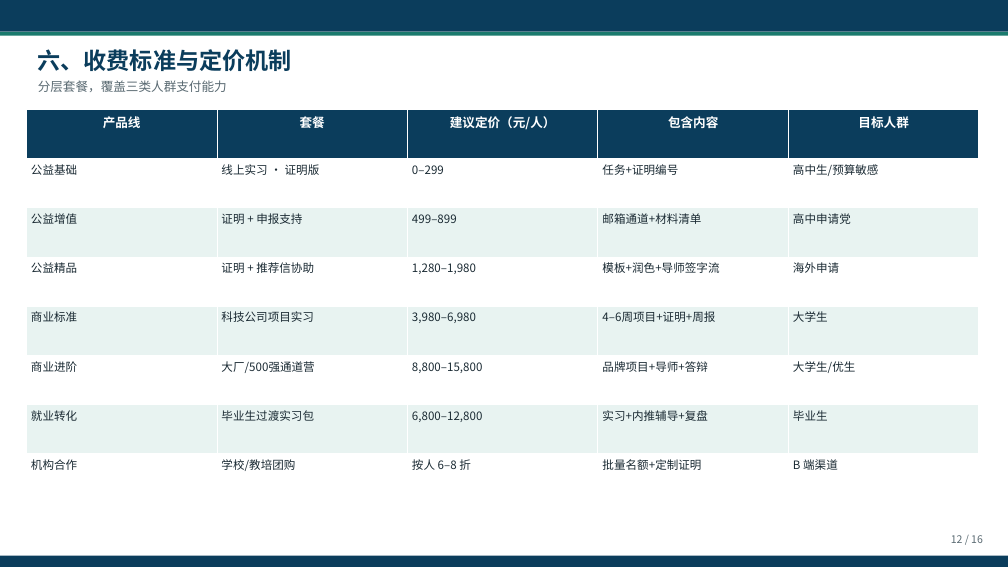
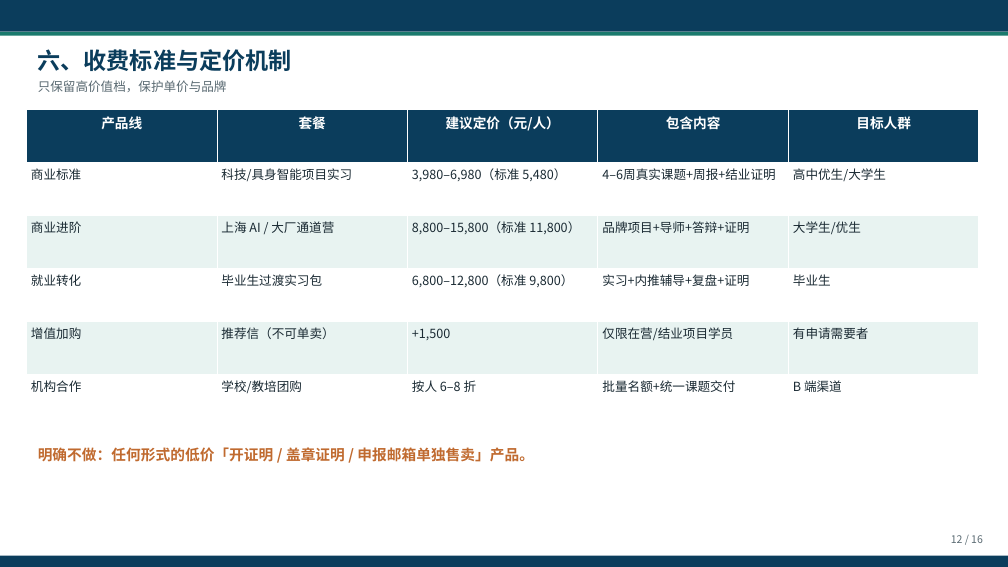
Before and after one commit to hujigang2010-maker/AIDEN, a slide deck: slide 12 of exports/学生实习赋能计划_可行性论证方案.pptx. Drawn at 1008x567 pixels with LibreOffice and Linux fonts; fonts in the diff are those of the drawing. Boxes give left, top, right and bottom in pixels: in the first picture for what was removed or moved away, otherwise in the second. Text is boxed around its words. In the diff, an @@ line names an element or a change of style, - is before the commit and + after.

```diff
--- a/exports/学生实习赋能计划_可行性论证方案.pptx
+++ b/exports/学生实习赋能计划_可行性论证方案.pptx
@@ text at [38, 80, 227, 92]: text changed @@
-分层套餐，覆盖三类人群支付能力
+只保留高价值档，保护单价与品牌
@@ table at [26, 110, 979, 427] @@
-row 2: 公益基础 | 线上实习 · 证明版 | 0–299 | 任务+证明编号 | 高中生/预算敏感
-row 3: 公益增值 | 证明 + 申报支持 | 499–899 | 邮箱通道+材料清单 | 高中申请党
-row 4: 公益精品 | 证明 + 推荐信协助 | 1,280–1,980 | 模板+润色+导师签字流 | 海外申请
-row 5: 商业标准 | 科技公司项目实习 | 3,980–6,980 | 4–6周项目+证明+周报 | 大学生
-row 6: 商业进阶 | 大厂/500强通道营 | 8,800–15,800 | 品牌项目+导师+答辩 | 大学生/优生
-row 7: 就业转化 | 毕业生过渡实习包 | 6,800–12,800 | 实习+内推辅导+复盘 | 毕业生
-row 8: 机构合作 | 学校/教培团购 | 按人 6–8 折 | 批量名额+定制证明 | B 端渠道
+row 2: 商业标准 | 科技/具身智能项目实习 | 3,980–6,980（标准 5,480） | 4–6周真实课题+周报+结业证明 | 高中优生/大学生
+row 3: 商业进阶 | 上海 AI / 大厂通道营 | 8,800–15,800（标准 11,800） | 品牌项目+导师+答辩+证明 | 大学生/优生
+row 4: 就业转化 | 毕业生过渡实习包 | 6,800–12,800（标准 9,800） | 实习+内推辅导+复盘+证明 | 毕业生
+row 5: 增值加购 | 推荐信（不可单卖） | +1,500 | 仅限在营/结业项目学员 | 有申请需要者
+row 6: 机构合作 | 学校/教培团购 | 按人 6–8 折 | 批量名额+统一课题交付 | B 端渠道
@@ text added at [38, 447, 534, 462], 14 pt, text #C06A2F, bold @@
+明确不做：任何形式的低价「开证明 / 盖章证明 / 申报邮箱单独售卖」产品。
```
Also in this commit, not shown: 11 other slides changed, 6 other files.
